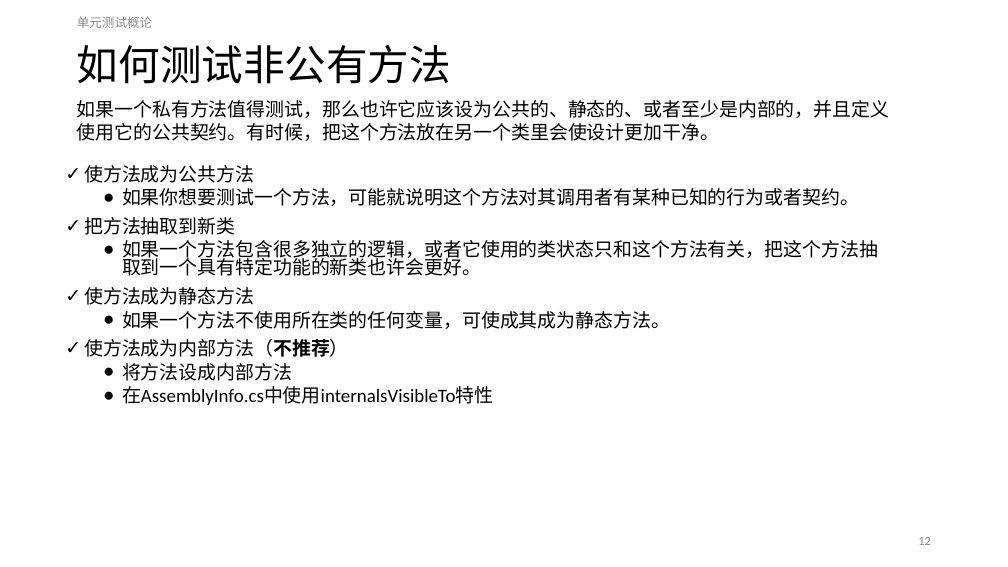
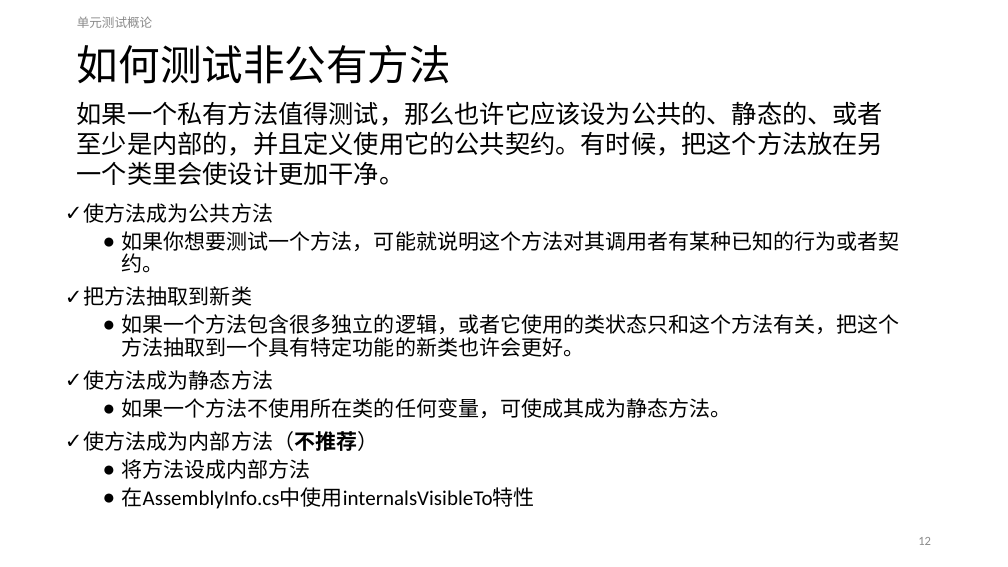
Before and after one commit to ReganHe/SharpUnitTest, a slide deck: slide 12 of MyUnitTest/Document/单元测试.pptx. Drawn at 1008x567 pixels with LibreOffice and Linux fonts; fonts in the diff are those of the drawing. Boxes give left, top, right and bottom in pixels: in the first picture for what was removed or moved away, otherwise in the second. Text is boxed around its words. In the diff, an @@ line names an element or a change of style, - is before the commit and + after.

Commit message:
modify ppt

```diff
--- a/MyUnitTest/Document/单元测试.pptx
+++ b/MyUnitTest/Document/单元测试.pptx
@@ text "如果一个私有方法值得测试，那么也许它应该设为公共的、静态的、或者至少是内部的，并且定义使用它的公共契约。有时候，把这个方 ..." at <box>77,101,883,185</box>: size 18 to 24 pt @@
@@ text "使方法成为公共方法": place and size @@
-text "使方法成为公共方法" at <box>84,165,878,405</box>
+text "使方法成为公共方法" at <box>84,203,900,509</box>
@@ text "使方法成为公共方法" at <box>84,203,900,509</box>: size 18 to 20 pt; line spacing 0.8 to 0.9 @@
```
Also in this commit, not shown: 3 other slides changed.
